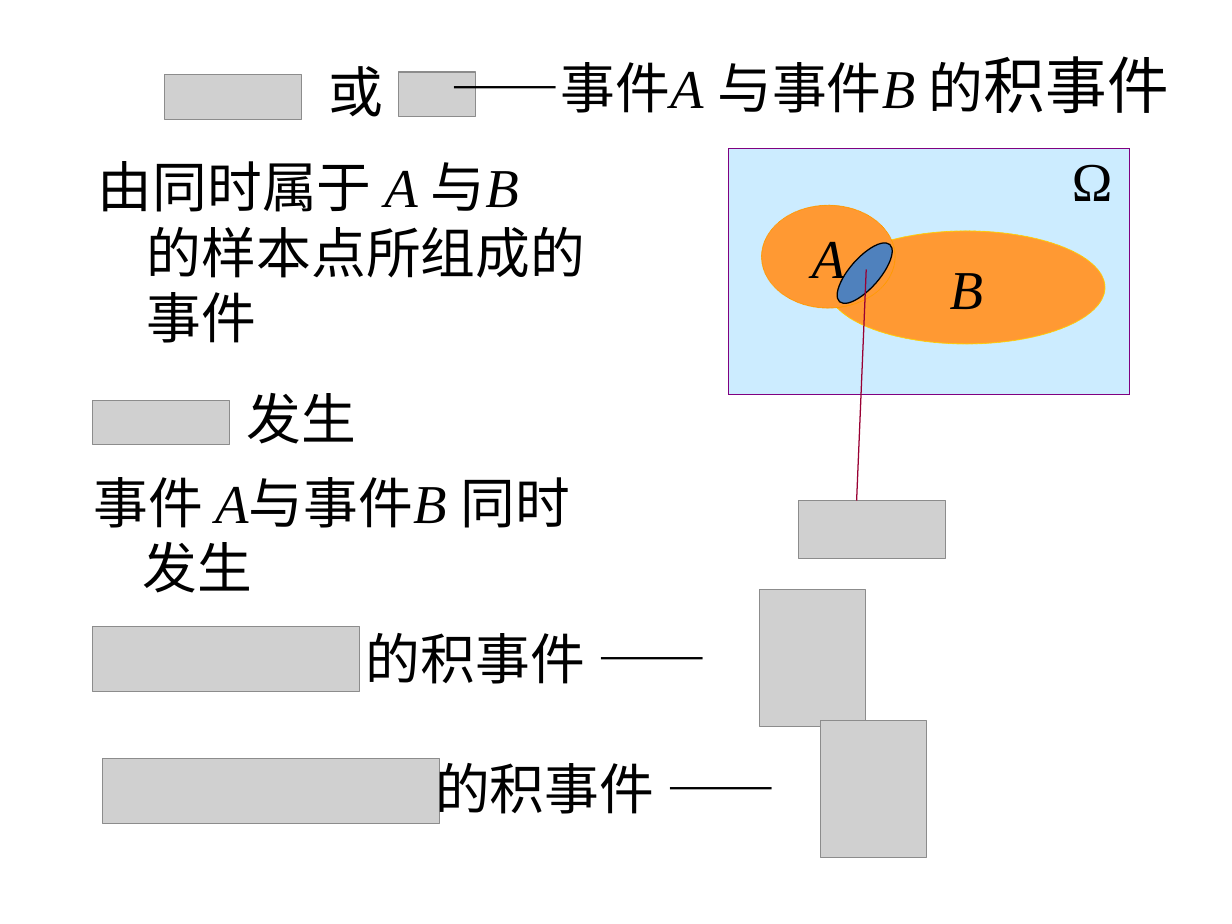
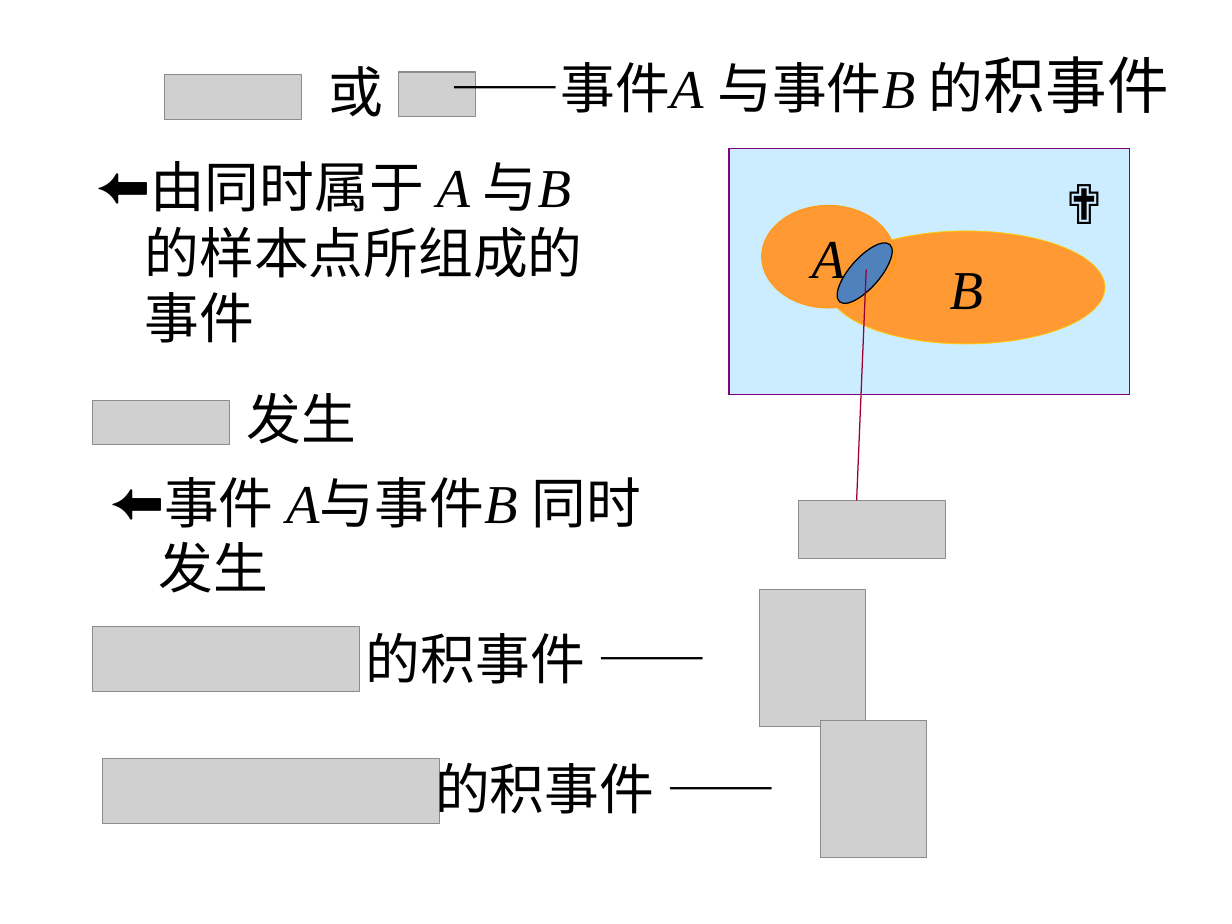
Before and after one commit to scistats/scistats.github.io, a slide deck: slide 16 of ppts/probability/01.1.ppt. Drawn at 1232x924 pixels with LibreOffice and Linux fonts; fonts in the diff are those of the drawing; grey boxes stand for pictures. Boxes give left, top, right and bottom in pixels: in the first picture for what was removed or moved away, otherwise in the second. Text is boxed around its words. In the diff, an @@ line names an element or a change of style, - is before the commit and + after.

```diff
--- a/ppts/probability/01.1.ppt
+++ b/ppts/probability/01.1.ppt
@@ text at (150, 161, 571, 212): bullet none to ⬅ @@
@@ text at (1071, 164, 1113, 201): text changed; font Times New Roman to Lato @@
-Ω
+✟
@@ text "事件 A与事件B 同时": place and size @@
-text "事件 A与事件B 同时" at (93, 477, 570, 593)
+text "事件 A与事件B 同时" at (159, 477, 641, 593)
@@ text at (164, 477, 641, 528): bullet none to ⬅ @@
```
Also in this commit, not shown: 8 other slides changed, 6 other files.
